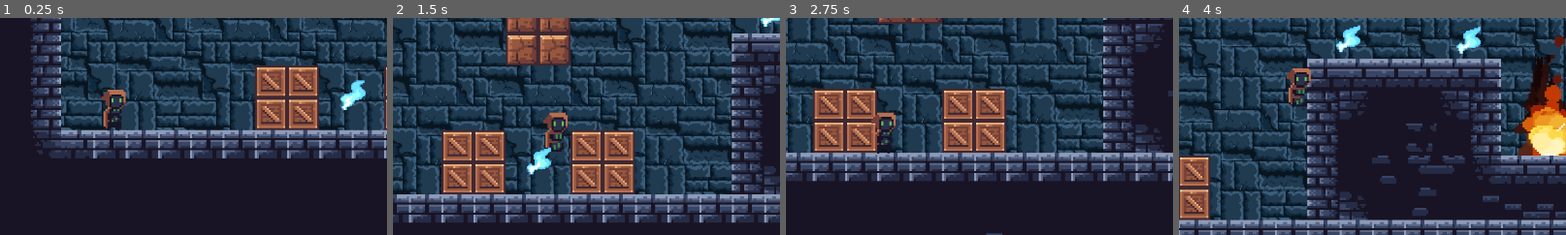
Above: before the commit, frames 1-4 (left to right).
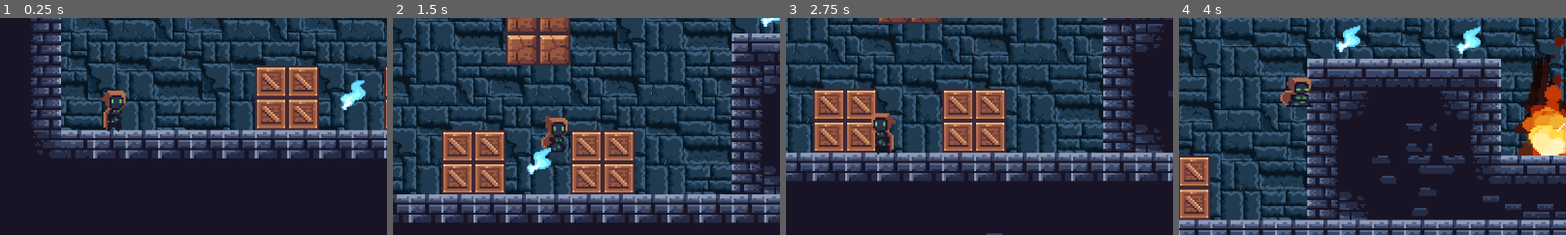
Above: after the commit, the same moments.

Repository: matheusmondenez/my-first-platform-game
Game: Godot game, scene res://scenes/main.tscn
Same seed, same stepped clock (60 frames per second), same inputs: the game is played once before the commit and once after it.
Inputs:
- Up to frame 1 (0.25 s): no input
- Up to frame 2 (1.5 s): hold D (right) from 0.53 s (still down); tap Space (jump) at 0.6, 0.77, 1.07, 1.35 s
- Up to frame 3 (2.75 s): tap Space (jump) at 1.52, 1.82, 2.1 s; release D (right) at 2.03 s; hold A (left) from 2.03 s (still down)
- Up to frame 4 (4 s): release A (left) at 2.78 s; hold D (right) from 2.78 s (still down); tap Space (jump) at 2.85, 3.02, 3.32, 3.6, 3.77 s
The pictures show only the part of the screen within x 35-85%, y 29-79%; the shares and areas given below are measured in that part.

The runs differ from the first frame. In frame 1, 0.2% of the frame differs, in the area x 26-33%, y 33-53%; in frame 2, 0.7%; in frame 3, 0.7%; in frame 4, 0.9%, in the area x 26-35%, y 23-42%.

Commit message:
fix: fixes jump animation

Diff:
--- a/scenes/player.tscn
+++ b/scenes/player.tscn
@@ -457,7 +457,7 @@
 }],
 "loop": true,
 "name": &"running",
-"speed": 9.0
+"speed": 8.0
 }]
 
 [sub_resource type="RectangleShape2D" id="RectangleShape2D_qh8sd"]
@@ -467,12 +467,12 @@
 
 [node name="Sprite2D" type="AnimatedSprite2D" parent="."]
 texture_filter = 1
-position = Vector2(-6.5, -12.5)
+position = Vector2(-6.5, -11.5)
 scale = Vector2(3, 3.198)
 sprite_frames = SubResource("SpriteFrames_mgdcd")
-animation = &"idle"
+animation = &"jumping"
 autoplay = "idle"
-frame_progress = 0.894698
+frame_progress = 0.734712
 
 [node name="CollisionShape2D" type="CollisionShape2D" parent="."]
 position = Vector2(-5, 10)
--- a/scripts/player.gd
+++ b/scripts/player.gd
@@ -6,14 +6,7 @@
 @onready var sprite_2d: AnimatedSprite2D = $Sprite2D
 
 func _physics_process(delta: float) -> void:
-	if velocity.x > 1 || velocity.x < -1:
-		sprite_2d.animation = "running"
-	else:
-		sprite_2d.animation = "idle"
-
-	if not is_on_floor():
-		velocity += get_gravity() * delta
-		sprite_2d.animation = "jumping"
+	set_animation(delta)
 
 	if Input.is_action_just_pressed("jump") and is_on_floor():
 		velocity.y = JUMP_VELOCITY
@@ -26,7 +19,20 @@
 		velocity.x = move_toward(velocity.x, 0, SPEED)
 
 	move_and_slide()
+	set_face_direction(direction)
 
-	var is_left = velocity.x < 0
+func set_animation(delta):
+	if is_on_floor():
+		if velocity.x > 1 || velocity.x < -1:
+			sprite_2d.animation = "running"
+		else:
+			sprite_2d.animation = "idle"
+	else:
+		velocity += get_gravity() * delta
+		sprite_2d.animation = "jumping"
 
-	sprite_2d.flip_h = is_left
+func set_face_direction(direction):
+	if (direction < 0):
+		sprite_2d.flip_h = true
+	elif (direction > 0):
+		sprite_2d.flip_h = false
